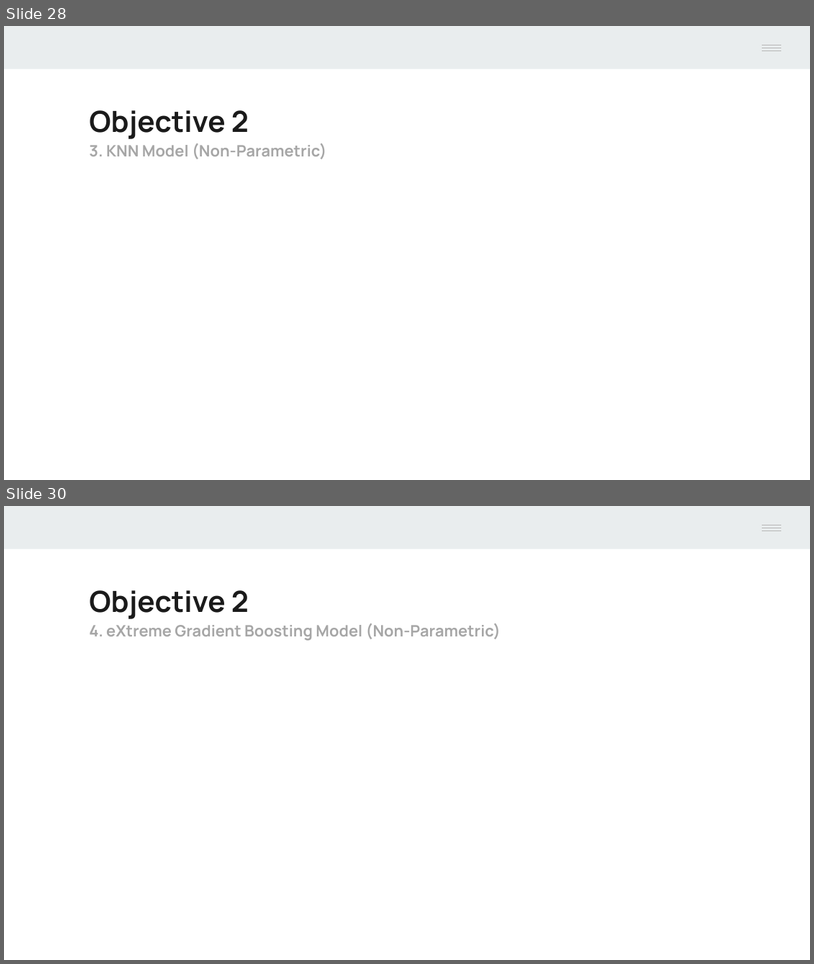
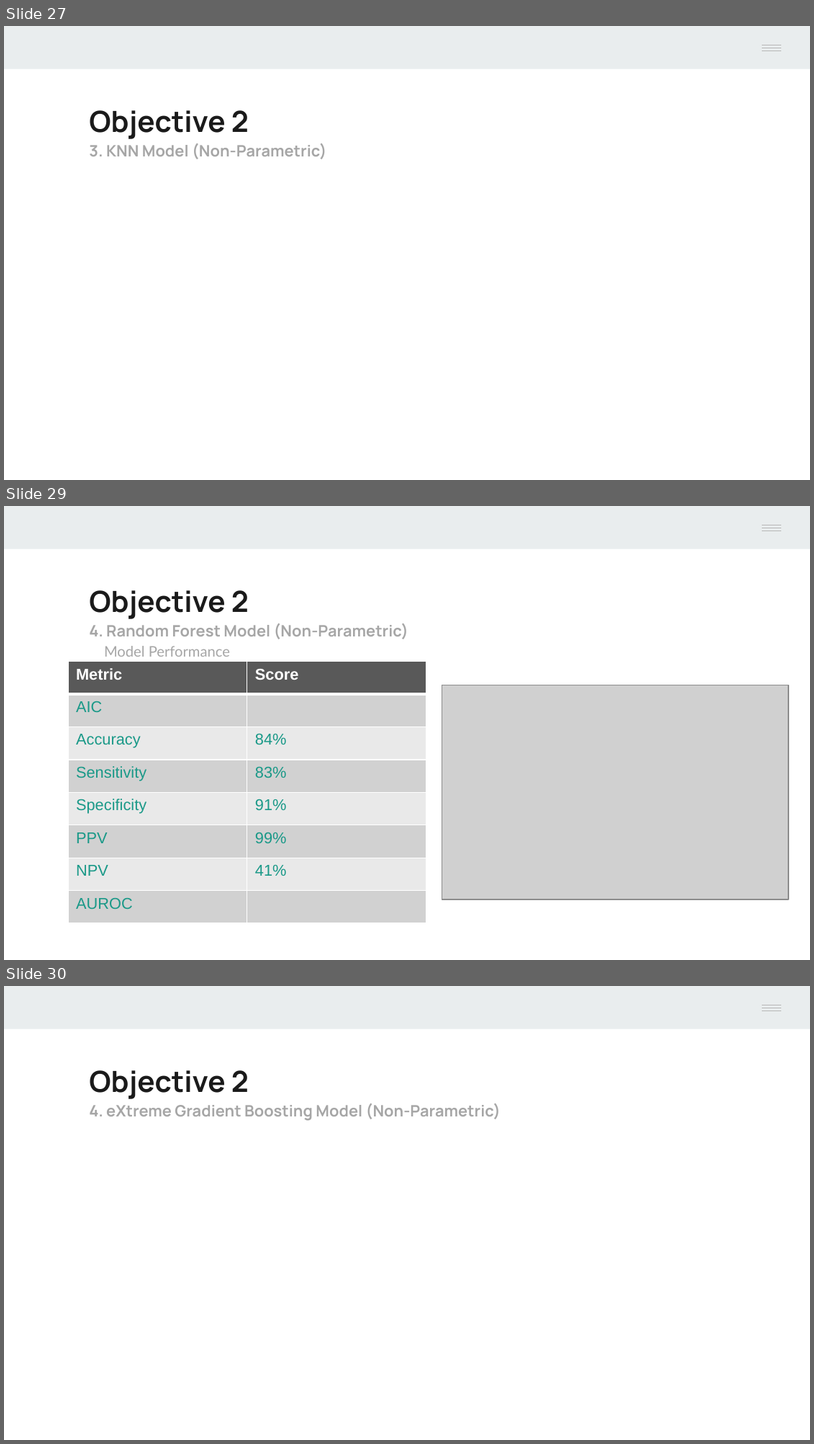
Before and after one commit to Mr-Chang95/Bank-Marketing-Analysis-Logistic-Regression, a slide deck: Project2_Chang_Craus_Yule.pptx. Shown one above the other, each under a label of ours: slides 28 and 30 before the commit, slides 27, 29 and 30 after it; the slides between them are not shown. The pictures are 814x964 and 814x1444 pixels, drawn with LibreOffice and Linux fonts; fonts in the diff are those of the drawing; grey boxes stand for pictures. Boxes give left, top, right and bottom in pixels: in the first picture for what was removed or moved away, otherwise in the second. Text is boxed around its words. In the diff, an @@ line names an element or a change of style, - is before the commit and + after.

```diff
--- a/Project2_Chang_Craus_Yule.pptx
+++ b/Project2_Chang_Craus_Yule.pptx
@@ slide 29 added at (4, 506, 810, 960), background #FFFFFF; not listed: 5 template elements that a slide beside it also shows @@
@@ text added at (89, 590, 409, 656), 14 pt, text #A6A6A6, bold @@
+Objective 2
+4. Random Forest Model (Non-Parametric)
+Model Performance
@@ table added at (67, 662, 426, 923), 8 rows, 2 columns @@
+Metric | Score
+AIC | 
+Accuracy | 84%
+Sensitivity | 83%
+Specificity | 91%
+PPV | 99%
+NPV | 41%
+AUROC | 
@@ picture added at (442, 685, 789, 900) @@
@@ what was slide 28 is now slide 27 @@
```
Also in this commit, not shown: 5 slides changed, 1 slide removed, 1 other file.
